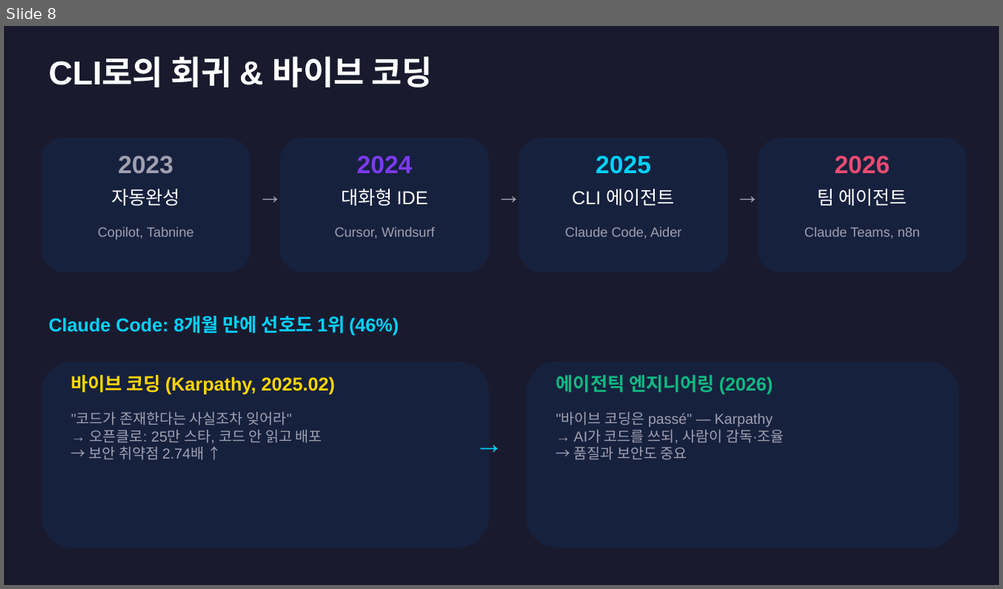
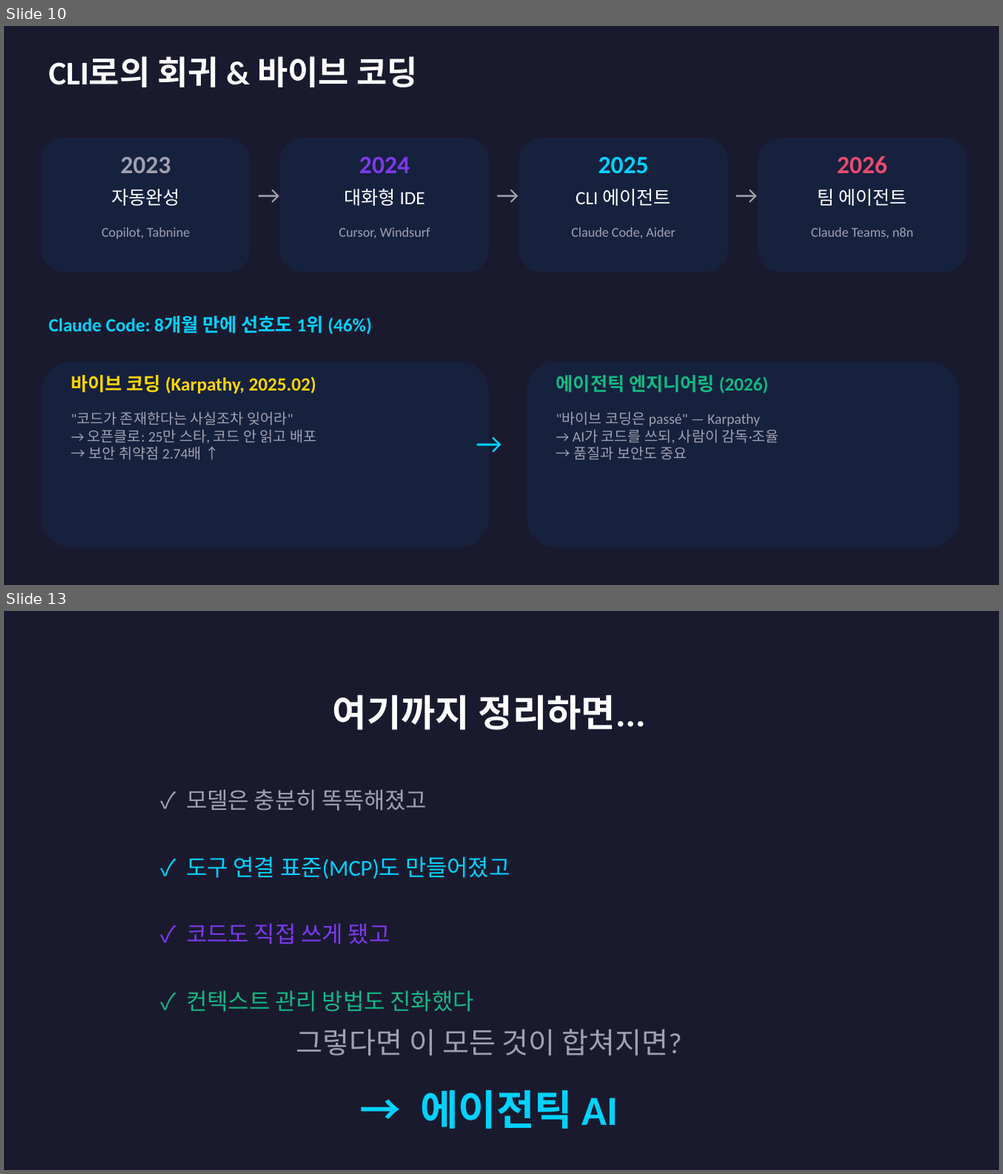
Before and after one commit to givethedog/ppt-maker, a slide deck: AI_트렌드_2025-2026.pptx. Shown one above the other, each under a label of ours: slide 8 before the commit, slides 10 and 13 after it; the slides between them are not shown. The pictures are 1003x589 and 1003x1174 pixels, drawn with LibreOffice and Linux fonts; fonts in the diff are those of the drawing. Boxes give left, top, right and bottom in pixels: in the first picture for what was removed or moved away, otherwise in the second. Text is boxed around its words. In the diff, an @@ line names an element or a change of style, - is before the commit and + after.

```diff
--- a/AI_트렌드_2025-2026.pptx
+++ b/AI_트렌드_2025-2026.pptx
@@ slide 13 added at (4, 611, 999, 1170), background #1A1A2E @@
@@ text added at (333, 695, 646, 730), 36 pt, text #FFFFFF, bold @@
+여기까지 정리하면...
@@ text added at (186, 789, 427, 811), 22 pt, text #A0A0B0 @@
+✓ 모델은 충분히 똑똑해졌고
@@ text added at (186, 857, 509, 879), 22 pt, text #00D2FF @@
+✓ 도구 연결 표준(MCP)도 만들어졌고
@@ text added at (186, 923, 390, 945), 22 pt, text #7C3AED @@
+✓ 코드도 직접 쓰게 됐고
@@ text added at (186, 991, 473, 1012), 22 pt, text #10B981 @@
+✓ 컨텍스트 관리 방법도 진화했다
@@ text added at (296, 1029, 682, 1056), 28 pt, text #A0A0B0 @@
+그렇다면 이 모든 것이 합쳐지면?
@@ text added at (420, 1091, 618, 1129), 40 pt, text #00D2FF, bold @@
+→ 에이전틱 AI
@@ what was slide 8 is now slide 10 @@
@@ slide 10 changed as well @@
@@ font Arial to Calibri in 21 elements at (48, 56, 417, 87), (120, 157, 170, 173), (102, 227, 190, 239), (359, 157, 410, 173), (344, 189, 425, 206), (338, 227, 430, 238), (598, 157, 649, 173), (575, 189, 671, 206), (571, 227, 675, 238), (836, 156, 887, 174), (817, 189, 907, 206), (811, 227, 913, 238), (48, 316, 372, 335), (71, 375, 316, 394), (71, 412, 316, 460), (556, 375, 768, 394), (556, 412, 779, 460), (250, 175, 280, 212), (489, 175, 519, 212), (728, 175, 757, 212), (466, 421, 512, 459) @@
```
Also in this commit, not shown: 24 other slides changed, 3 other slides added, 2 other files.
